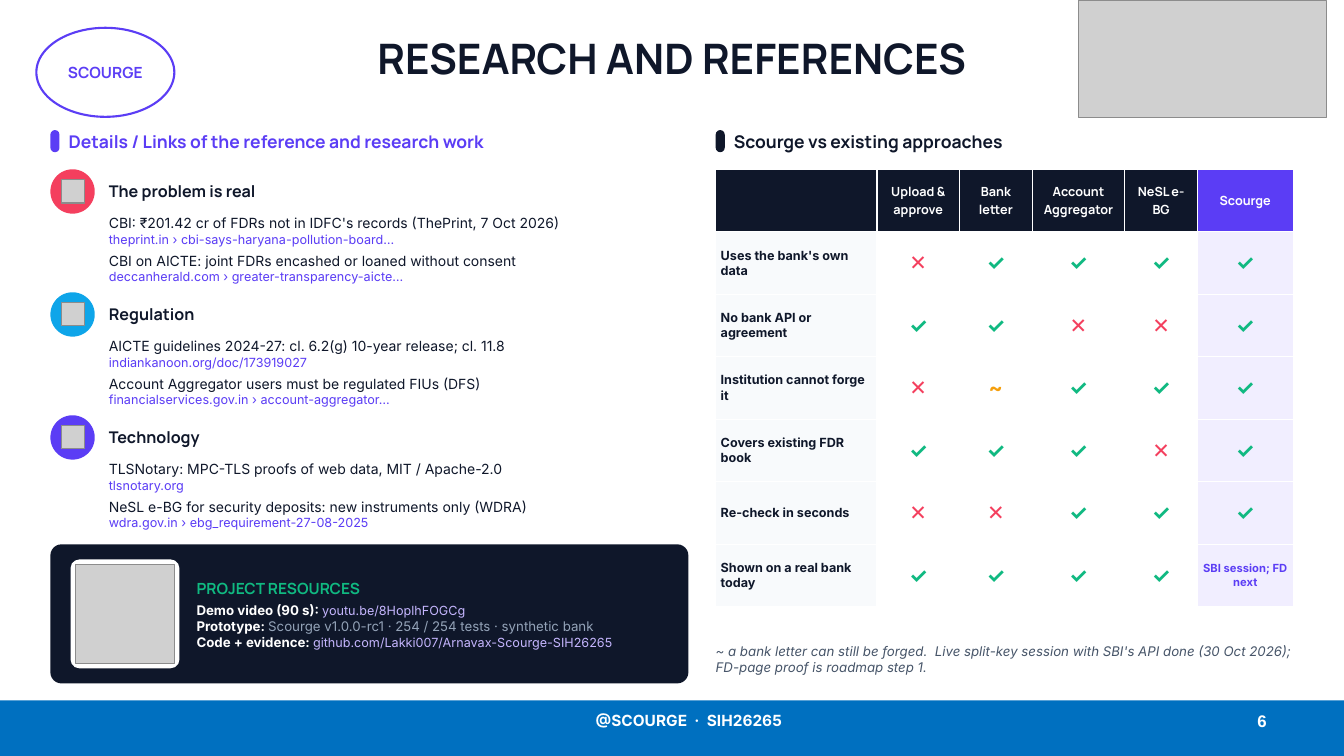
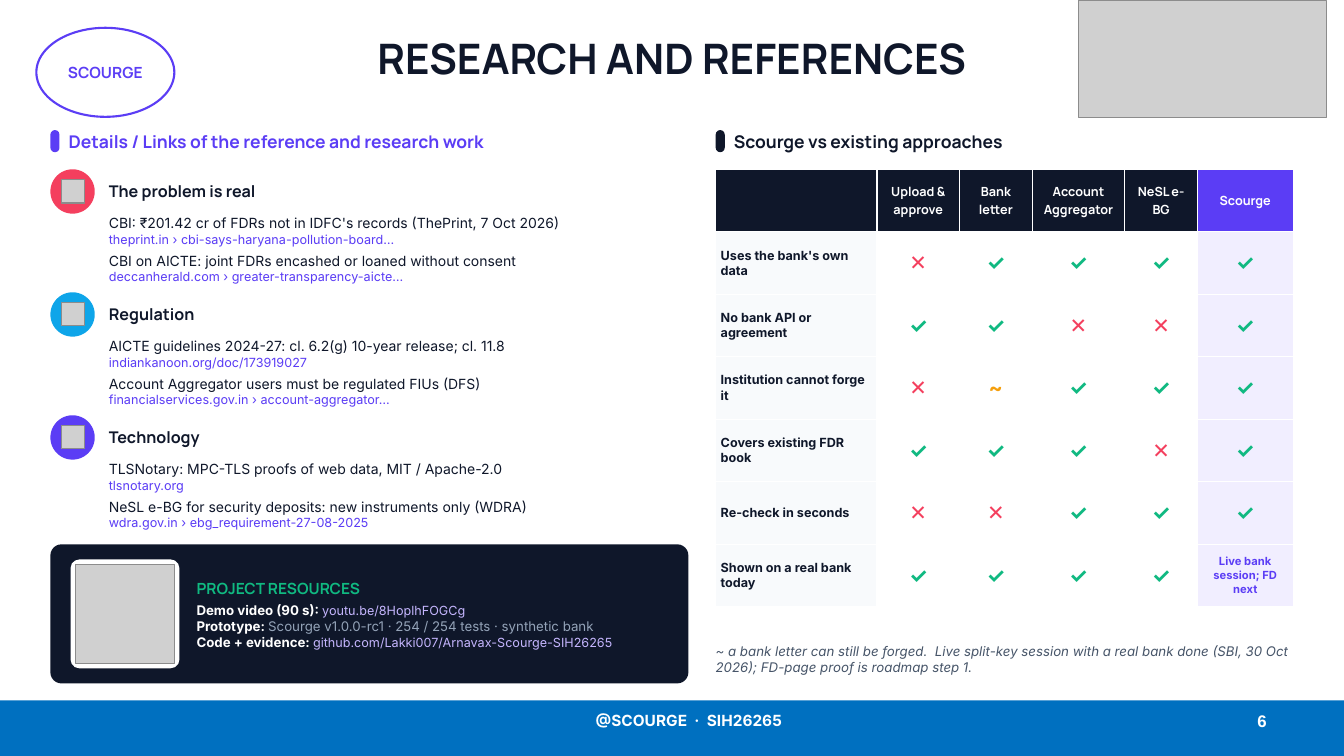
Before and after one commit to Lakki007/Arnavax-Scourge-SIH26265, a slide deck: slide 6 of docs/ppt/Scourge_SIH26265_Idea.pptx. Drawn at 1344x756 pixels with LibreOffice and Linux fonts; fonts in the diff are those of the drawing; grey boxes stand for pictures. Boxes give left, top, right and bottom in pixels: in the first picture for what was removed or moved away, otherwise in the second. Text is boxed around its words. In the diff, an @@ line names an element or a change of style, - is before the commit and + after.

```diff
--- a/docs/ppt/Scourge_SIH26265_Idea.pptx
+++ b/docs/ppt/Scourge_SIH26265_Idea.pptx
@@ table at box(716, 169, 1294, 607) @@
-row 7, column 6: SBI session; FD next
+row 7, column 6: Live bank session; FD next
@@ text at box(716, 645, 1288, 675): text changed @@
-~ a bank letter can still be forged. Live split-key session with SBI's API done (30 Oct 2026); FD-page proof is roadmap step 1.
+~ a bank letter can still be forged. Live split-key session with a real bank done (SBI, 30 Oct 2026); FD-page proof is roadmap step 1.
```
Also in this commit, not shown: 3 other slides changed, 2 other files.
